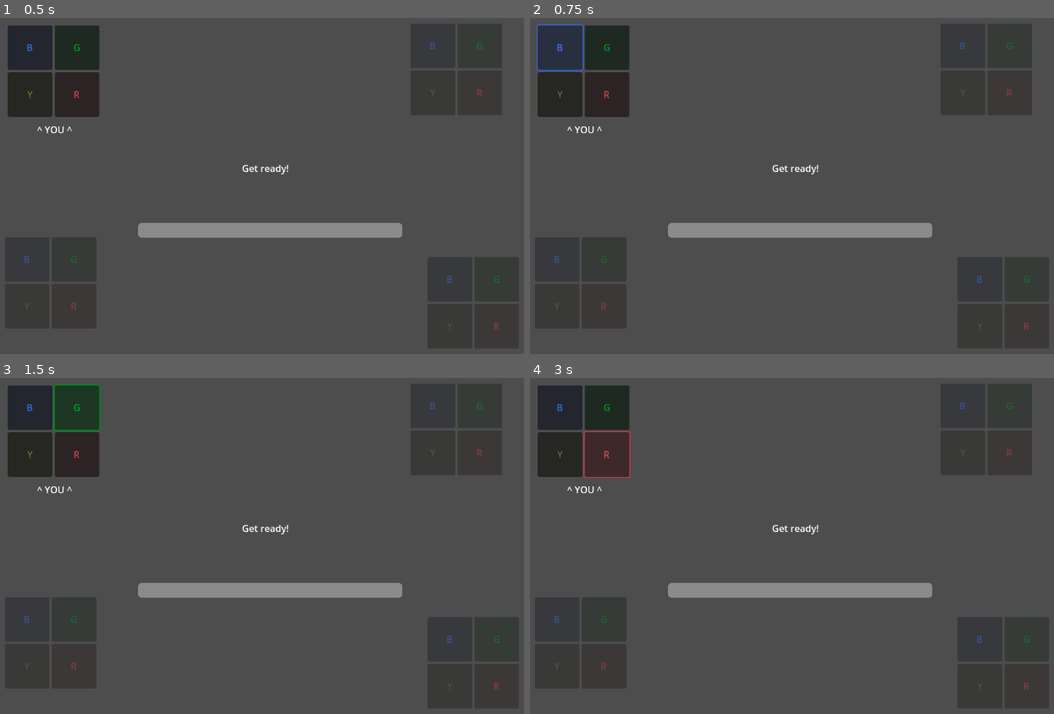
Above: before the commit, frames 1-4 (two rows, left to right).
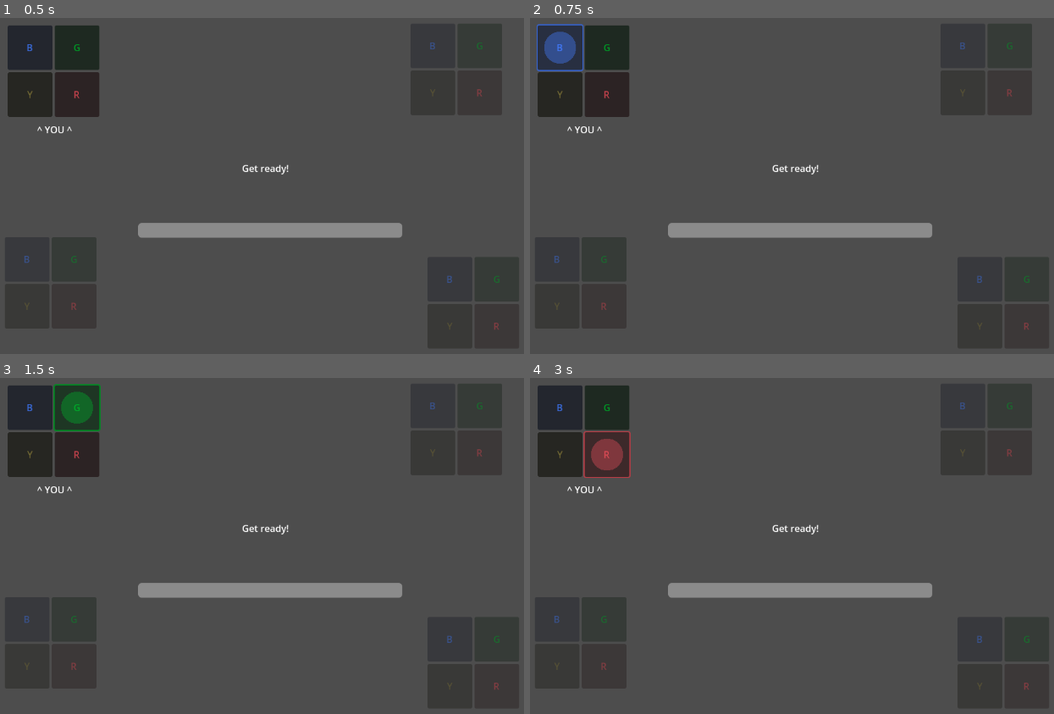
Above: after the commit, the same moments.

Repository: IwailerI/repka-simon-says
Game: Godot game, scene res://simonsays.tscn
Two runs of this game, one before a commit and one after it. Both use one fixed random seed, a clock stepped at 60 frames per second and the inputs below. This scene is started directly instead of the project's main scene.
Inputs:
- Up to frame 1 (0.5 s): no input
- Up to frame 2 (0.75 s): click "B" at 0.5 s
- Up to frame 3 (1.5 s): click "G" at 1.25 s
- Up to frame 4 (3 s): click "Y" at 2 s; click "R" at 2.75 s

Frame 1 is identical in both runs. In frame 2, 0.5% of the frame differs, in the area x 2-9%, y 4-14%; in frame 3, 0.4%; in frame 4, 0.5%.

Commit message:
add press indicators

Diff:
--- /dev/null
+++ b/actuator.gd
@@ -0,0 +1,24 @@
+class_name Actuator
+extends Control
+
+var _radius: float = 0.0
+var _color := Color.TRANSPARENT
+
+
+@rpc("any_peer", "call_local", "reliable")
+func activate() -> void:
+    var rect := get_rect()
+    var r := maxf(rect.size.x, rect.size.y) * 0.5
+    var t := create_tween().set_trans(Tween.TRANS_QUINT).set_ease(Tween.EASE_OUT)
+    t.tween_property(self, "_color", Color.TRANSPARENT, 1.0).from(Color.WHITE)
+    t.parallel().tween_property(self, "_radius", r * 1.2, 1.0).from(0.0)
+
+
+func _process(_delta: float) -> void:
+    queue_redraw()
+
+
+func _draw() -> void:
+    if _radius > 0:
+        var rect := get_global_rect()
+        draw_circle(rect.size * 0.5, _radius, _color)
--- a/simonsays_panel.gd
+++ b/simonsays_panel.gd
@@ -27,6 +27,11 @@
 	_g.pressed.connect(_button.bind(Col.G))
 	_b.pressed.connect(_button.bind(Col.B))
 	_y.pressed.connect(_button.bind(Col.Y))
+
+	_r.pressed.connect(_r.activate.rpc)
+	_g.pressed.connect(_g.activate.rpc)
+	_b.pressed.connect(_b.activate.rpc)
+	_y.pressed.connect(_y.activate.rpc)
 
 	_r.disabled = true
 	_g.disabled = true
--- a/simonsays_panel.tscn
+++ b/simonsays_panel.tscn
@@ -1,6 +1,7 @@
-[gd_scene load_steps=2 format=3 uid="uid://cp5crjpua71cg"]
+[gd_scene load_steps=3 format=3 uid="uid://cp5crjpua71cg"]
 
 [ext_resource type="Script" uid="uid://b1ci1yogcx873" path="res://simonsays_panel.gd" id="1_usubr"]
+[ext_resource type="Script" uid="uid://d2qa2p02txgmo" path="res://actuator.gd" id="2_2eneo"]
 
 [node name="SimonSaysPanel" type="GridContainer"]
 anchors_preset = 8
@@ -23,6 +24,7 @@
 size_flags_horizontal = 3
 size_flags_vertical = 3
 text = "B"
+script = ExtResource("2_2eneo")
 
 [node name="G" type="Button" parent="."]
 modulate = Color(0, 0.68422496, 0.1679753, 1)
@@ -30,6 +32,7 @@
 size_flags_horizontal = 3
 size_flags_vertical = 3
 text = "G"
+script = ExtResource("2_2eneo")
 
 [node name="Y" type="Button" parent="."]
 modulate = Color(0.50321895, 0.46412963, 0.22712561, 1)
@@ -37,6 +40,7 @@
 size_flags_horizontal = 3
 size_flags_vertical = 3
 text = "Y"
+script = ExtResource("2_2eneo")
 
 [node name="R" type="Button" parent="."]
 modulate = Color(0.8868572, 0.29804158, 0.34333172, 1)
@@ -44,6 +48,7 @@
 size_flags_horizontal = 3
 size_flags_vertical = 3
 text = "R"
+script = ExtResource("2_2eneo")
 
 [node name="You" type="Node2D" parent="."]
 visible = false
Not shown, added: actuator.gd.uid
